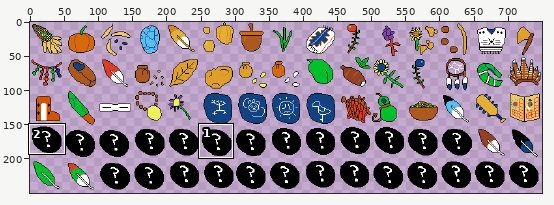
File history of a sprite sheet, www/assets/sheet4.png. Above: a wide view before the commit, with the close-up outlined.
Close-up. Before:
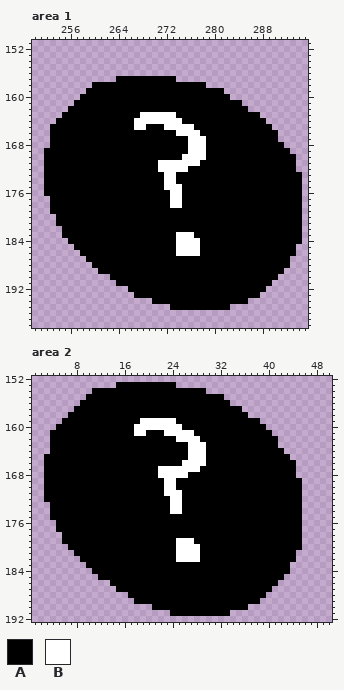
The file is 750x250 pixels. Shown: area 1: x 250..295, y 151..198; area 2: x 1..50, y 152..192. The commit also changed other parts of the picture, which this record leaves out.
Palette (. is transparent): A #000000  B #ffffff
Pixels before, area 1, first column x 252:
157 ............AAAAAAAAAA.....................
158 ........AAAAAAAAAAAAAAAAAAA................
159 .......AAAAAAAAAAAAAAAAAAAAAAA.............
160 ......AAAAAAAAAAAAAAAAAAAAAAAAA............
161 .....AAAAAAAAAAAAAAAAAAAAAAAAAAAA..........
162 ....AAAAAAAAAAAAAAAAAAAAAAAAAAAAAA.........
163 ...AAAAAAAAAAAAABBBBBBAAAAAAAAAAAAAA.......
164 ..AAAAAAAAAAAAABBBBBBBBAAAAAAAAAAAAAA......
165 .AAAAAAAAAAAAAABBAAABBBBBAAAAAAAAAAAAA.....
166 .AAAAAAAAAAAAAAAAAAAAABBBBAAAAAAAAAAAAA....
167 .AAAAAAAAAAAAAAAAAAAAAAABBBAAAAAAAAAAAA....
168 .AAAAAAAAAAAAAAAAAAAAAAABBBAAAAAAAAAAAAA...
169 AAAAAAAAAAAAAAAAAAAAAAAABBBAAAAAAAAAAAAAA..
170 AAAAAAAAAAAAAAAAAAAAAAABBBBAAAAAAAAAAAAAAA.
171 AAAAAAAAAAAAAAAAAAABBBBBBBAAAAAAAAAAAAAAAA.
172 AAAAAAAAAAAAAAAAAAABBBBBAAAAAAAAAAAAAAAAAA.
173 AAAAAAAAAAAAAAAAAAAABBAAAAAAAAAAAAAAAAAAAAA
174 AAAAAAAAAAAAAAAAAAAABBAAAAAAAAAAAAAAAAAAAAA
175 AAAAAAAAAAAAAAAAAAAABBBAAAAAAAAAAAAAAAAAAAA
176 AAAAAAAAAAAAAAAAAAAAABBAAAAAAAAAAAAAAAAAAAA
177 .AAAAAAAAAAAAAAAAAAAABBAAAAAAAAAAAAAAAAAAAA
178 .AAAAAAAAAAAAAAAAAAAABBAAAAAAAAAAAAAAAAAAAA
179 .AAAAAAAAAAAAAAAAAAAAAAAAAAAAAAAAAAAAAAAAAA
180 ..AAAAAAAAAAAAAAAAAAAAAAAAAAAAAAAAAAAAAAAAA
181 ..AAAAAAAAAAAAAAAAAAAAAAAAAAAAAAAAAAAAAAAAA
182 ...AAAAAAAAAAAAAAAAAAAAAAAAAAAAAAAAAAAAAAAA
183 ...AAAAAAAAAAAAAAAAAAABBBAAAAAAAAAAAAAAAAAA
184 ....AAAAAAAAAAAAAAAAAABBBBAAAAAAAAAAAAAAAAA
185 .....AAAAAAAAAAAAAAAAABBBBAAAAAAAAAAAAAAAA.
186 ......AAAAAAAAAAAAAAAABBBBAAAAAAAAAAAAAAAA.
187 .......AAAAAAAAAAAAAAAAAAAAAAAAAAAAAAAAAA..
188 ........AAAAAAAAAAAAAAAAAAAAAAAAAAAAAAAAA..
189 .........AAAAAAAAAAAAAAAAAAAAAAAAAAAAAAA...
190 ...........AAAAAAAAAAAAAAAAAAAAAAAAAAAA....
191 ............AAAAAAAAAAAAAAAAAAAAAAAAAA.....
192 ..............AAAAAAAAAAAAAAAAAAAAAAA......
193 ...............AAAAAAAAAAAAAAAAAAAAA.......
194 ..................AAAAAAAAAAAAAAAA.........
195 .....................AAAAAAAAAA............
Pixels before, area 2, first column x 3:
153 ............AAAAAAAAAA.....................
154 ........AAAAAAAAAAAAAAAAAAA................
155 .......AAAAAAAAAAAAAAAAAAAAAAA.............
156 ......AAAAAAAAAAAAAAAAAAAAAAAAA............
157 .....AAAAAAAAAAAAAAAAAAAAAAAAAAAA..........
158 ....AAAAAAAAAAAAAAAAAAAAAAAAAAAAAA.........
159 ...AAAAAAAAAAAAABBBBBBAAAAAAAAAAAAAA.......
160 ..AAAAAAAAAAAAABBBBBBBBAAAAAAAAAAAAAA......
161 .AAAAAAAAAAAAAABBAAABBBBBAAAAAAAAAAAAA.....
162 .AAAAAAAAAAAAAAAAAAAAABBBBAAAAAAAAAAAAA....
163 .AAAAAAAAAAAAAAAAAAAAAAABBBAAAAAAAAAAAA....
164 .AAAAAAAAAAAAAAAAAAAAAAABBBAAAAAAAAAAAAA...
165 AAAAAAAAAAAAAAAAAAAAAAAABBBAAAAAAAAAAAAAA..
166 AAAAAAAAAAAAAAAAAAAAAAABBBBAAAAAAAAAAAAAAA.
167 AAAAAAAAAAAAAAAAAAABBBBBBBAAAAAAAAAAAAAAAA.
168 AAAAAAAAAAAAAAAAAAABBBBBAAAAAAAAAAAAAAAAAA.
169 AAAAAAAAAAAAAAAAAAAABBAAAAAAAAAAAAAAAAAAAAA
170 AAAAAAAAAAAAAAAAAAAABBAAAAAAAAAAAAAAAAAAAAA
171 AAAAAAAAAAAAAAAAAAAABBBAAAAAAAAAAAAAAAAAAAA
172 AAAAAAAAAAAAAAAAAAAAABBAAAAAAAAAAAAAAAAAAAA
173 .AAAAAAAAAAAAAAAAAAAABBAAAAAAAAAAAAAAAAAAAA
174 .AAAAAAAAAAAAAAAAAAAABBAAAAAAAAAAAAAAAAAAAA
175 .AAAAAAAAAAAAAAAAAAAAAAAAAAAAAAAAAAAAAAAAAA
176 ..AAAAAAAAAAAAAAAAAAAAAAAAAAAAAAAAAAAAAAAAA
177 ..AAAAAAAAAAAAAAAAAAAAAAAAAAAAAAAAAAAAAAAAA
178 ...AAAAAAAAAAAAAAAAAAAAAAAAAAAAAAAAAAAAAAAA
179 ...AAAAAAAAAAAAAAAAAAABBBAAAAAAAAAAAAAAAAAA
180 ....AAAAAAAAAAAAAAAAAABBBBAAAAAAAAAAAAAAAAA
181 .....AAAAAAAAAAAAAAAAABBBBAAAAAAAAAAAAAAAA.
182 ......AAAAAAAAAAAAAAAABBBBAAAAAAAAAAAAAAAA.
183 .......AAAAAAAAAAAAAAAAAAAAAAAAAAAAAAAAAA..
184 ........AAAAAAAAAAAAAAAAAAAAAAAAAAAAAAAAA..
185 .........AAAAAAAAAAAAAAAAAAAAAAAAAAAAAAA...
186 ...........AAAAAAAAAAAAAAAAAAAAAAAAAAAA....
187 ............AAAAAAAAAAAAAAAAAAAAAAAAAA.....
188 ..............AAAAAAAAAAAAAAAAAAAAAAA......
189 ...............AAAAAAAAAAAAAAAAAAAAA.......
190 ..................AAAAAAAAAAAAAAAA.........
191 .....................AAAAAAAAAA............
And afterwards:
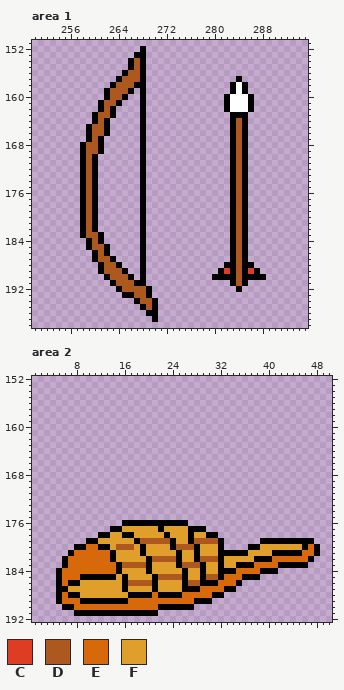
Colours new in this view: C #df3c24  D #ac581f  E #d7690b  F #e09f2b
The edit:
Changed rows in their new state; - is an unchanged pixel.
Area 1:
first column x 252:
152 ----------------A--------------------------
153 ---------------AA--------------------------
154 --------------ADA--------------------------
155 --------------ADA--------------------------
156 -------------ADDA--------------------------
157 -------------DDD-.....----------A----------
158 --------...-DDD--..........----ABA---------
159 -------...-DDD-.-.............-ABA---------
160 ------....-DD-..-.............-BBBA--------
161 -----....-DD-...-.............-BBBA--------
162 ----.....-D-....-.............-BBBA--------
163 ---.....-DD-....A..............---..-------
164 --......-D-.....A..............-D-...------
165 -......-DD-.....A..............-D-....-----
166 -......-DD-.....-..............-D-.....----
167 -......-D-......-..............-D-.....----
168 -.....-DD-......-..............-D-......---
169 ......-DD-......-..............-D-.......--
170 ......-D-.......-..............-D-........-
171 ......-D-.......-..............-D-........-
172 ......-D-.......-..............-D-........-
173 ......-D-.......-..............-D-.........
174 ......-D-.......-..............-D-.........
175 ......-D-.......-..............-D-.........
176 ......-D-.......-..............-D-.........
177 -.....-D-.......-..............-D-.........
178 -.....-D-.......-..............-D-.........
179 -.....-D-.......-..............-D-.........
180 --....-D-.......-..............-D-.........
181 --....-D-.......-..............-D-.........
182 ---...-D-.......-..............-D-.........
183 ---...-DD-......-..............-D-.........
184 ----...-D-......-..............-D-.........
185 -----..-DD-.....-..............-D-........-
186 ------..-D-.....-..............-D-........-
187 -------.-DD-....-..............-D-.......--
188 --------.-DD-...-.............--D--......--
189 ----------DDD-..-............-C-D-C-....---
190 ----------ADDD-.-...........----D----..----
191 -----------ADDD--..............-D-....-----
192 ------------ADDDD-..............-....------
193 -------------AADD-..................-------
194 ---------------ADD-...............---------
195 ----------------ADA--..........------------
196 -----------------AA------------------------
197 ------------------A------------------------
Area 2:
first column x 3:
153 ------------..........------------------------
154 --------...................-------------------
155 -------.......................----------------
156 ------.........................---------------
157 -----............................-------------
158 ----..............................------------
159 ---.................................----------
160 --...................................---------
161 -.....................................--------
162 -......................................-------
163 -......................................-------
164 -.......................................------
165 .........................................-----
166 ..........................................----
167 ..........................................----
168 ..........................................----
169 ...........................................---
170 ...........................................---
171 ...........................................---
172 ...........................................---
173 -..........................................---
174 -..........................................---
175 -..........................................---
176 --...........-----------...................---
177 --.........--FFFFFF-FFFF---................---
178 ---......--FF--FFFFF-FFF-FF--..............---
179 ---....--FFFFFF-DDDDD-FFADDDD-......-------AA-
180 ----.--EE--FDDDF-FFFF-DDDAFFF-....--FFFFFFFAEA
181 ----AEEEEEE-FFFF-FFFFFAFFAFFF-----FFFF----AEEA
182 ---AEEEEEEE-FFFFF-DDDDAFFADDD-FFFFF---EEEEEEA-
183 ---AEEEEEEEE-DDDD-FFFF-DDD-FF-FF---EEEE--AAA--
184 --AEEEEEEEEE-FFFF-FFFFF-FF-FF---EEEE---..-----
185 --AEEEAAA---F-FFFF-DDDD-FF-DD-EEE---....------
186 --AEAAFFFFFFF-DDDD-FFFF-DD---EEE-......-------
187 --AAFFFFFFFFF-FFFF-FFFF---EEEE--......--------
188 --AEAAFFFFFFFF----E----EEEEE--.......---------
189 --AEEEAAAAAAAAEEEEEEEEEEE---........----------
190 ---AAEEEEEEEEEEEEEE------.........------------
191 -----AAAAAAAAAAAAAA--..........---------------
Boxes around the changes in both close-ups, in picture pixels (x1, y1, x2, y2):
changed: (44, 46, 302, 322)
changed: (44, 382, 320, 616)
